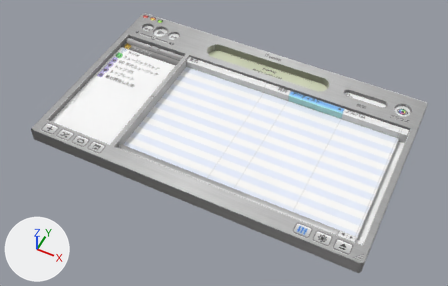
An edit to the Blender file Assets/Models/Windows/iTunes/iTunes10.3.blend, drawn before and after from the same camera.
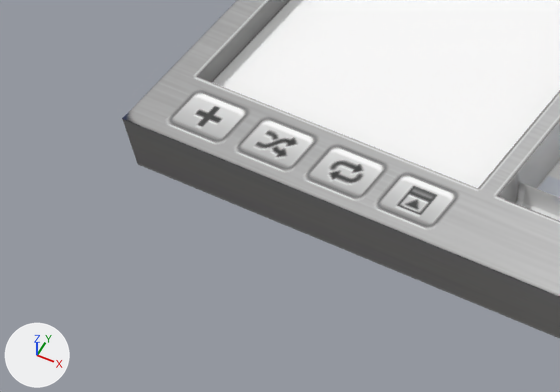
The first picture shows the older version from a camera (50 mm lens) standing at (20.3, -42.4, 50.2) and looking at (-0.1, -1.6, -0.8). The close-ups show the older and then the newer version on the part from 1% to 29% of the width and 36% to 66% of the height of that picture. Only the edits that show in the close-ups are written down. Lighting does not change. The marker at lower left points along +X, +Y and +Z.

Names of what the first close-up shows: 'main'.
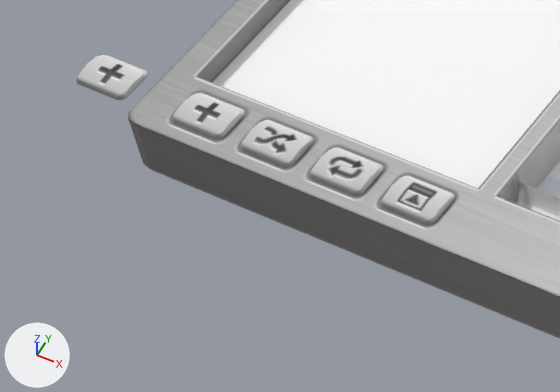
Edits to the bpy script that builds the scene:
```text
Add img_front10_3_png_005:
    img_front10_3_png_005 = load_image('front10.3.png.005', 'front10.3.png', 2163, 1242, 'sRGB')
Add mat_マテリアル_008:
    mat_マテリアル_008 = principled_material('マテリアル.008')
    mat_マテリアル_008.texture = img_front10_3_png_005
Change me_立方体_002:
    used by ob_main; location = (0.11, 0.38, 1.0); scale = (18.4, 11.5, 0.813)
    verts and faces of me_立方体_002; kept vertices keep their numbers, new ones are numbered from 296
    before: 0 (-1.0, -1.0, -1.0) at pixel (137, 164), 1 (-1.0, -1.0, 1.0) at pixel (122, 118), 11 (-0.96, -1.0, 1.0) at pixel (146, 128), 13 (-0.96, -1.0, -1.0) at pixel (162, 174), 30 (-1.0, -0.83, -1.0)
    before: 36 (-0.96, -0.83, -1.0), 37 (-0.96, -0.83, 1.0) at pixel (196, 76), 40 (-1.0, -0.83, 1.0) at pixel (172, 66)
    remove me_立方体_002.from_pydata(...)  # 296 vertices, 207 faces; spans x -1.0..1.0, y -1.0..1.0, z -1.0..1.13
    add me_立方体_002.from_pydata(...)  # 574 vertices, 359 faces; spans x -1.0..1.0, y -1.0..1.0, z -1.0..1.21
    me_立方体_002 part 1: a new loose piece of 28 vertices spanning x -0.94..-0.86, y -0.96..-0.87, z 1.01..1.21, in mat_マテリアル_013 (picture img_front10_3_png)
    me_立方体_002 part 2: a new loose piece of 28 vertices spanning x -0.84..-0.75, y -0.96..-0.87, z 1.01..1.21, in mat_マテリアル_013 (picture img_front10_3_png)
    me_立方体_002 part 3: a new loose piece of 28 vertices spanning x -0.73..-0.65, y -0.96..-0.87, z 1.01..1.21, in mat_マテリアル_013 (picture img_front10_3_png)
    me_立方体_002 part 4: a new loose piece of 28 vertices spanning x -0.62..-0.54, y -0.96..-0.87, z 1.01..1.21, in mat_マテリアル_013 (picture img_front10_3_png)
    me_立方体_002 part 5
    add delete_vertices([0, 1])  # with the faces that use them
    add verts[371] = (-0.98, -1.0, -1.0)  # pixel (150, 169)
    add verts[372] = (-1.0, -0.98, -1.0)
    add verts[373] = (-0.99, -0.99, -1.0)  # pixel (143, 164)
    add for new, old in zip([374, 375, 376], [371, 372, 373]): verts[new] = verts[old] + (0.0, 0.0, 2.0)
    add faces += [(13, 371, 373, 372, 30, 36), (11, 37, 40, 375, 376, 374), (11, 374, 371, 13), (371, 374, 376, 373), (372, 373, 376, 375), (30, 372, 375, 40)]
    other edits to the shape of me_立方体_002 do not show in these pictures
Add me_平面_007:
    me_平面_007.from_pydata(...)  # 28 vertices, 16 faces; spans x -0.66..0.829, y -0.642..0.455, z 0.0..0.164
    me_平面_007.materials.append(mat_マテリアル_008)  # picture img_front10_3_png_005
Add ob_平面_001:
    ob_平面_001 = bpy.data.objects.new('平面.001', me_平面_007)
    ob_平面_001.location = (-19.49, -10.02, 1.82)
```

Pixel boxes [x1, y1, x2, y2] of what changed, in the close-ups (560 x 392 px; the box of a moved part takes in the faces that stretch with it):
'main', reshaped
    before: [122, 0, 560, 338]
    after: [128, 0, 560, 338]
'平面.001', added
    after: [76, 54, 149, 100]
part 1 of me_立方体_002, added
    after: [172, 93, 245, 139]
part 2 of me_立方体_002, added
    after: [240, 120, 314, 167]
part 3 of me_立方体_002, added
    after: [309, 147, 384, 196]
part 4 of me_立方体_002, added
    after: [380, 176, 455, 225]
part 5 of me_立方体_002, moved or reshaped
    before: [122, 67, 197, 174]
    after: [128, 67, 197, 174]
